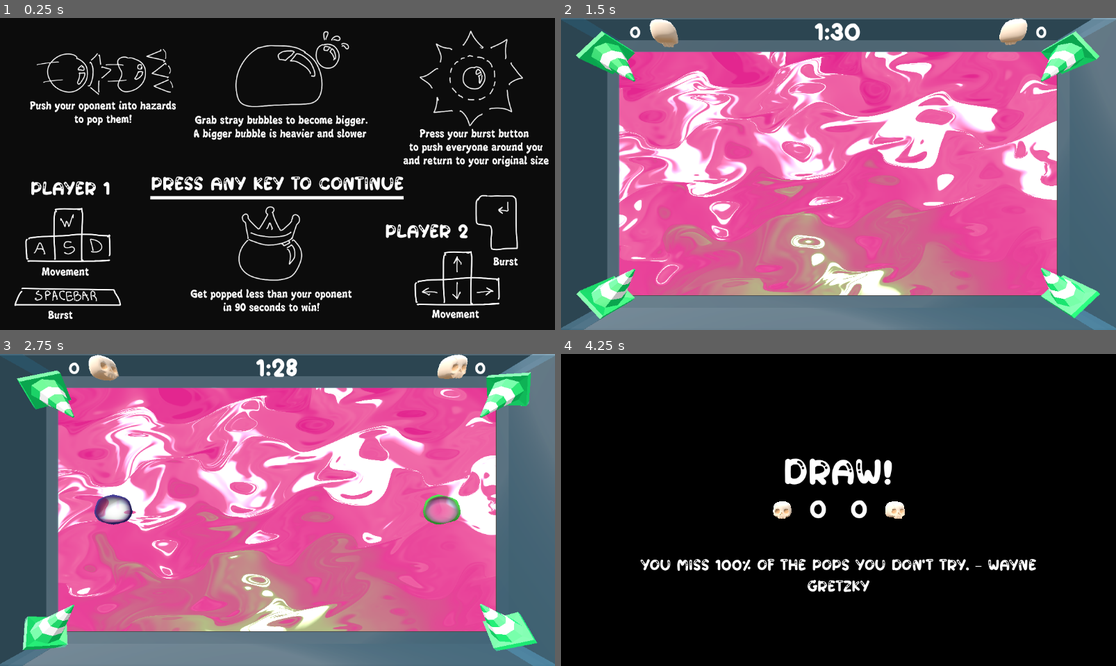
Above: before the commit, frames 1-4 (two rows, left to right).
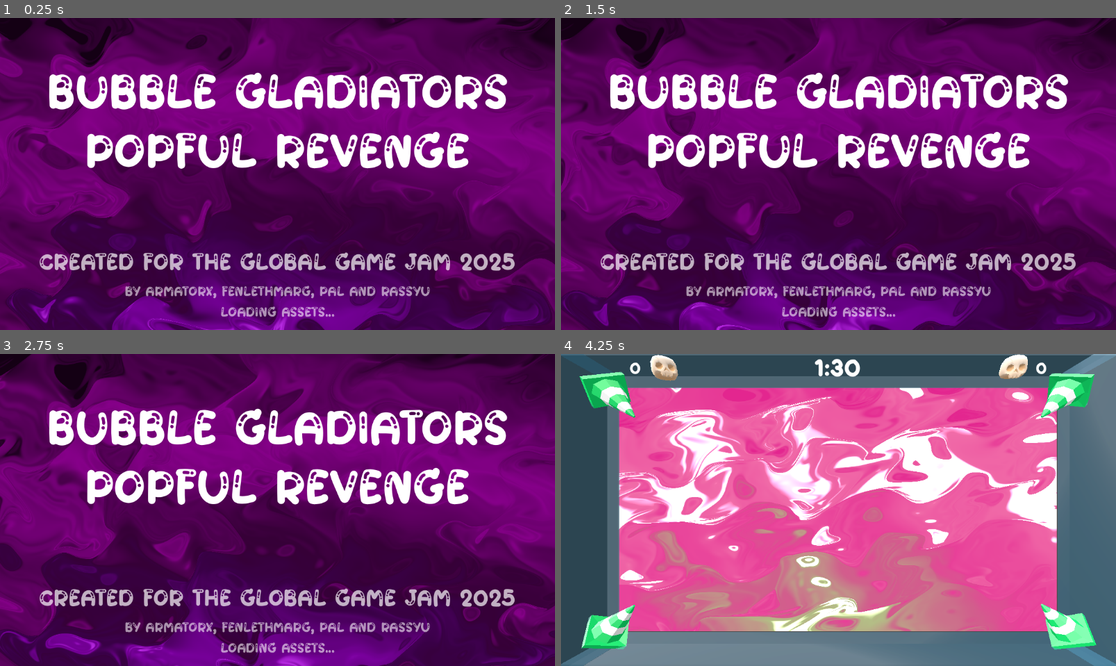
Above: after the commit, the same moments.

Repository: Ultimo-Momento-Responsable/GGJ2025
Game: Godot game, scene res://scenes/start.tscn
The game is run twice, just before and just after one commit, with the same random seed, the same clock (stepped at 60 frames per second) and the same inputs. Before the commit the project starts from res://scenes/intro.tscn.
Inputs:
- Up to frame 1 (0.25 s): no input
- Up to frame 2 (1.5 s): tap Enter at 0.5 s
- Up to frame 3 (2.75 s): no input
- Up to frame 4 (4.25 s): tap R (reset) at 4.15 s

The runs differ from the first frame. In frame 1, 99% of the frame differs, in the area x 0-100%, y 0-100%; in frame 2, 99%; in frame 3, 99%; in frame 4, 100%.

Commit message:
feat: Add start screen

Diff:
--- a/project.godot
+++ b/project.godot
@@ -11,7 +11,7 @@
 [application]
 
 config/name="GGJ2025"
-run/main_scene="res://scenes/intro.tscn"
+run/main_scene="res://scenes/start.tscn"
 config/features=PackedStringArray("4.3", "GL Compatibility")
 config/icon="res://icon.svg"
 
--- /dev/null
+++ b/scenes/animated_font.gd
@@ -0,0 +1,9 @@
+extends RichTextLabel
+
+var amplitude : float = 10.0
+var frequency : float = 5.0
+var time : float = 0
+
+func _process(delta):
+	time += delta
+	position.y = amplitude * sin(time * frequency)
--- /dev/null
+++ b/scenes/load_shaders.gd
@@ -0,0 +1,10 @@
+extends Control
+@export var scene_to_change: PackedScene
+var countdown: float = 3.0  # Time in seconds before scene change
+var is_counting: bool = false  # Flag to track if countdown has started
+
+func _process(delta) -> void:
+	is_counting = true  # Start the countdown when input is pressed
+	countdown -= delta
+	if countdown <= 0:
+		get_tree().change_scene_to_packed(scene_to_change)
--- /dev/null
+++ b/scenes/start.tscn
@@ -0,0 +1,131 @@
+[gd_scene load_steps=7 format=3 uid="uid://dkilwsks8yfab"]
+
+[ext_resource type="Script" path="res://scenes/load_shaders.gd" id="1_da4n0"]
+[ext_resource type="Shader" path="res://control.gdshader" id="1_fdirm"]
+[ext_resource type="FontFile" uid="uid://j3vnv5d2x0q8" path="res://Assets/fonts/Bubble gum.otf" id="2_60ybf"]
+[ext_resource type="PackedScene" uid="uid://bxkq51wj88e0s" path="res://scenes/intro.tscn" id="2_kfne2"]
+[ext_resource type="Script" path="res://scenes/animated_font.gd" id="3_g88en"]
+
+[sub_resource type="ShaderMaterial" id="ShaderMaterial_migk3"]
+shader = ExtResource("1_fdirm")
+shader_parameter/polar_coordinates = false
+shader_parameter/polar_center = Vector2(0.5, 0.5)
+shader_parameter/polar_zoom = 1.0
+shader_parameter/polar_repeat = 1.0
+shader_parameter/spin_rotation = 20.0
+shader_parameter/spin_speed = 5.0
+shader_parameter/offset = Vector2(0, 0.4)
+shader_parameter/colour_1 = Color(0.524145, 0.000234926, 0.536787, 1)
+shader_parameter/colour_2 = Color(0.579558, 0.00183455, 0.781989, 1)
+shader_parameter/colour_3 = Color(0, 0, 0, 1)
+shader_parameter/contrast = 2.0
+shader_parameter/lighting = 0.2
+shader_parameter/spin_amount = 0.01
+shader_parameter/pixel_filter = 4096.0
+
+[node name="Start" type="Node3D"]
+metadata/_edit_vertical_guides_ = [-70.0]
+
+[node name="Control" type="Control" parent="."]
+layout_mode = 3
+anchors_preset = 15
+anchor_right = 1.0
+anchor_bottom = 1.0
+grow_horizontal = 2
+grow_vertical = 2
+script = ExtResource("1_da4n0")
+scene_to_change = ExtResource("2_kfne2")
+
+[node name="ColorRect" type="ColorRect" parent="Control"]
+z_index = -1
+material = SubResource("ShaderMaterial_migk3")
+layout_mode = 1
+anchors_preset = 15
+anchor_right = 1.0
+anchor_bottom = 1.0
+grow_horizontal = 2
+grow_vertical = 2
+
+[node name="HBoxContainer" type="HBoxContainer" parent="Control"]
+layout_mode = 1
+anchors_preset = 12
+anchor_top = 1.0
+anchor_right = 1.0
+anchor_bottom = 1.0
+offset_top = -178.0
+offset_bottom = -114.0
+grow_horizontal = 2
+grow_vertical = 0
+
+[node name="ggj2025" type="RichTextLabel" parent="Control/HBoxContainer"]
+layout_mode = 2
+size_flags_horizontal = 3
+theme_override_colors/default_color = Color(1, 1, 1, 0.694118)
+theme_override_fonts/normal_font = ExtResource("2_60ybf")
+theme_override_font_sizes/normal_font_size = 45
+bbcode_enabled = true
+text = "[center]Created for the Global Game Jam 2025[/center]"
+script = ExtResource("3_g88en")
+
+[node name="HBoxContainer3" type="HBoxContainer" parent="Control"]
+layout_mode = 1
+anchors_preset = 12
+anchor_top = 1.0
+anchor_right = 1.0
+anchor_bottom = 1.0
+offset_top = -106.0
+offset_bottom = -53.0
+grow_horizontal = 2
+grow_vertical = 0
+
+[node name="authors" type="RichTextLabel" parent="Control/HBoxContainer3"]
+layout_mode = 2
+size_flags_horizontal = 3
+theme_override_colors/default_color = Color(1, 1, 1, 0.580392)
+theme_override_fonts/normal_font = ExtResource("2_60ybf")
+theme_override_font_sizes/normal_font_size = 26
+bbcode_enabled = true
+text = "[center]By ArmatorX, Fenlethmarg, Pal and Rassyu[/center]"
+script = ExtResource("3_g88en")
+
+[node name="Title" type="HBoxContainer" parent="Control"]
+layout_mode = 1
+anchors_preset = 12
+anchor_top = 1.0
+anchor_right = 1.0
+anchor_bottom = 1.0
+offset_top = -560.0
+offset_bottom = -312.0
+grow_horizontal = 2
+grow_vertical = 0
+
+[node name="ggj2025" type="RichTextLabel" parent="Control/Title"]
+layout_mode = 2
+size_flags_horizontal = 3
+theme_override_fonts/normal_font = ExtResource("2_60ybf")
+theme_override_font_sizes/normal_font_size = 92
+bbcode_enabled = true
+text = "[center]Bubble gladiators popful revenge[/center]"
+fit_content = true
+script = ExtResource("3_g88en")
+
+[node name="HBoxContainer4" type="HBoxContainer" parent="Control"]
+layout_mode = 1
+anchors_preset = 12
+anchor_top = 1.0
+anchor_right = 1.0
+anchor_bottom = 1.0
+offset_top = -63.0
+offset_bottom = -8.0
+grow_horizontal = 2
+grow_vertical = 0
+
+[node name="loading" type="RichTextLabel" parent="Control/HBoxContainer4"]
+layout_mode = 2
+size_flags_horizontal = 3
+theme_override_colors/default_color = Color(1, 1, 1, 0.580392)
+theme_override_fonts/normal_font = ExtResource("2_60ybf")
+theme_override_font_sizes/normal_font_size = 26
+bbcode_enabled = true
+text = "[center]Loading assets...[/center]"
+script = ExtResource("3_g88en")
